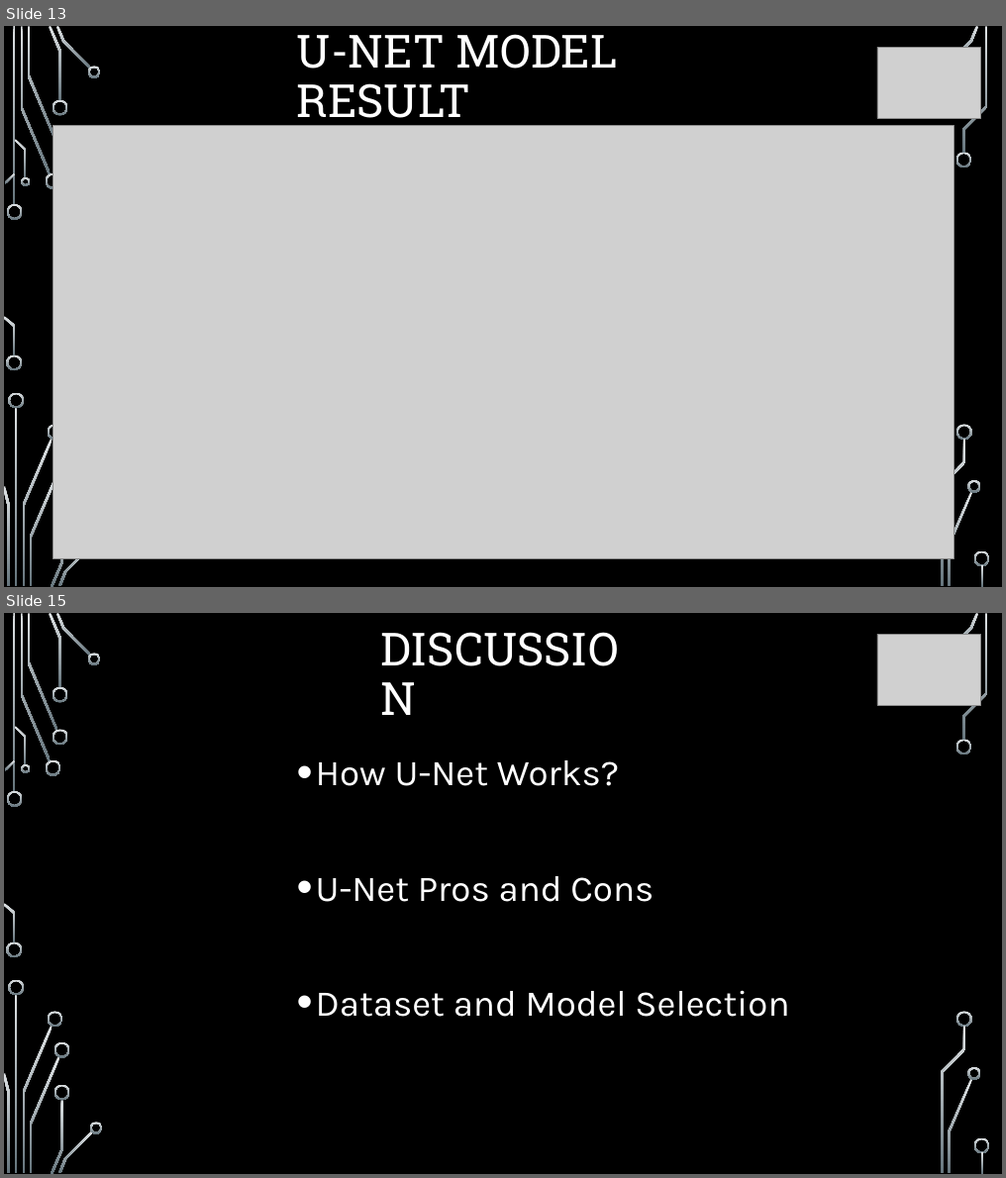
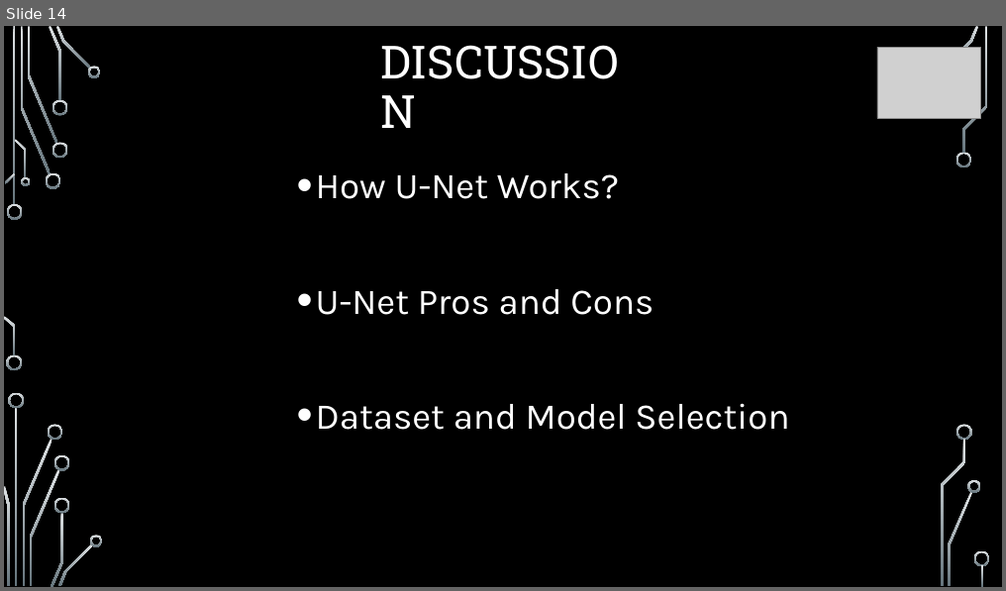
Before and after one commit to Group5FinalProject/Cancer_Champions, a slide deck: Cancer_Champions_PPT.pptx. Shown one above the other, each under a label of ours: slides 13 and 15 before the commit, slide 14 after it; the slides between them are not shown. The pictures are 1006x1178 and 1006x591 pixels, drawn with LibreOffice and Linux fonts; fonts in the diff are those of the drawing; grey boxes stand for pictures; background and template pictures are left out. Boxes give left, top, right and bottom in pixels: in the first picture for what was removed or moved away, otherwise in the second. Text is boxed around its words. In the diff, an @@ line names an element or a change of style, - is before the commit and + after.

```diff
--- a/Cancer_Champions_PPT.pptx
+++ b/Cancer_Champions_PPT.pptx
@@ slide 13 removed at <box>4,26,1002,587</box>, background picture (left out); not listed: 32 template elements that a slide beside it also shows @@
@@ title removed at <box>297,34,617,128</box> @@
-U-NET MODEL RESULT
@@ picture removed at <box>877,47,981,118</box> @@
@@ picture removed at <box>53,126,954,559</box> @@
@@ what was slide 15 is now slide 14 @@
```
Also in this commit, not shown: 10 slides changed, 1 slide added, 1 other slide removed.
